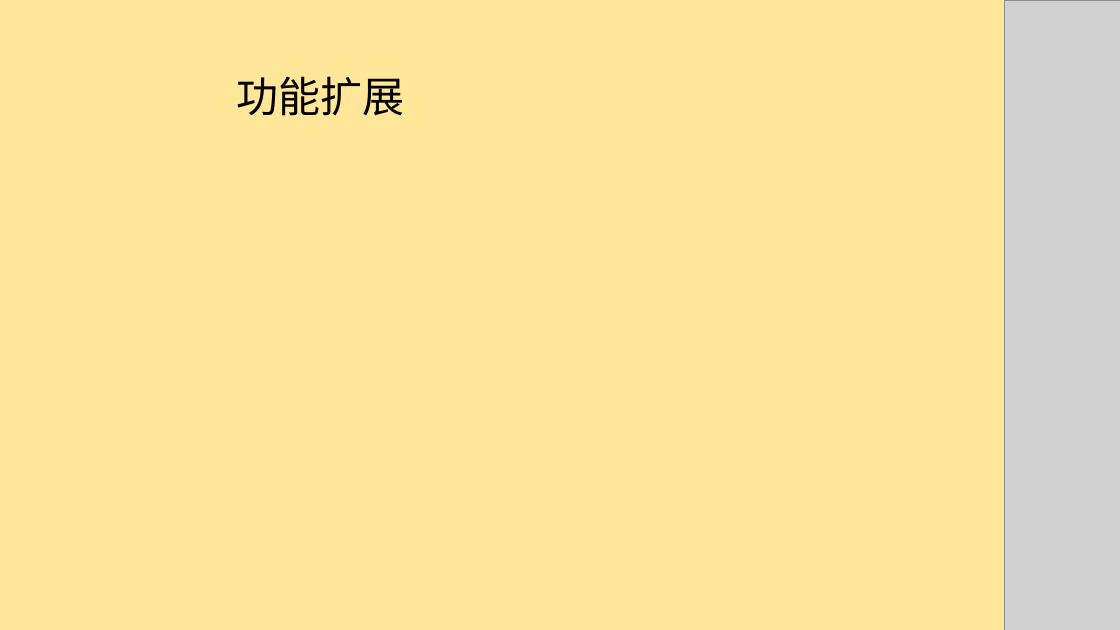
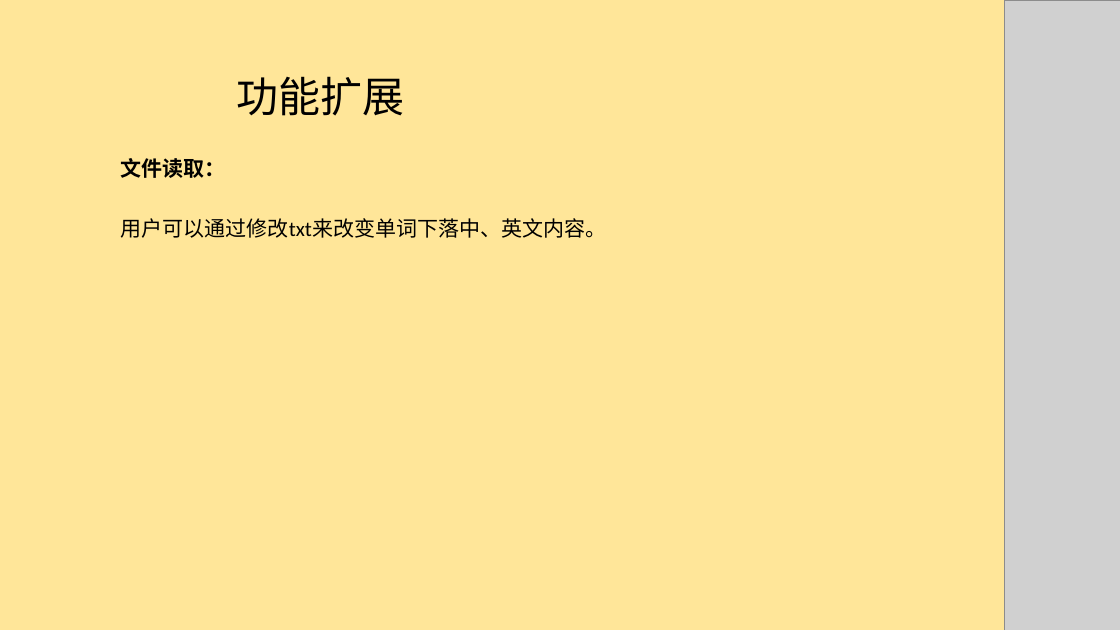
Before and after one commit to CatherineIsNotHere/MyStudyProject, a slide deck: slide 8 of huiZhongLesson/答辩文件/天津软件1班_C++游戏_柴彧_打字游戏/打字游戏.pptx. Drawn at 1120x630 pixels with LibreOffice and Linux fonts; fonts in the diff are those of the drawing; grey boxes stand for pictures. Boxes give left, top, right and bottom in pixels: in the first picture for what was removed or moved away, otherwise in the second. Text is boxed around its words. In the diff, an @@ line names an element or a change of style, - is before the commit and + after.

```diff
--- a/huiZhongLesson/答辩文件/天津软件1班_C++游戏_柴彧_打字游戏/打字游戏.pptx
+++ b/huiZhongLesson/答辩文件/天津软件1班_C++游戏_柴彧_打字游戏/打字游戏.pptx
@@ text added at [121,158,226,178], 18 pt, text #000000, bold @@
+文件读取：
@@ text added at [121,218,606,238], 18 pt, text #000000 @@
+用户可以通过修改txt来改变单词下落中、英文内容。
```
Also in this commit, not shown: 3 other slides changed, 12 other files.
